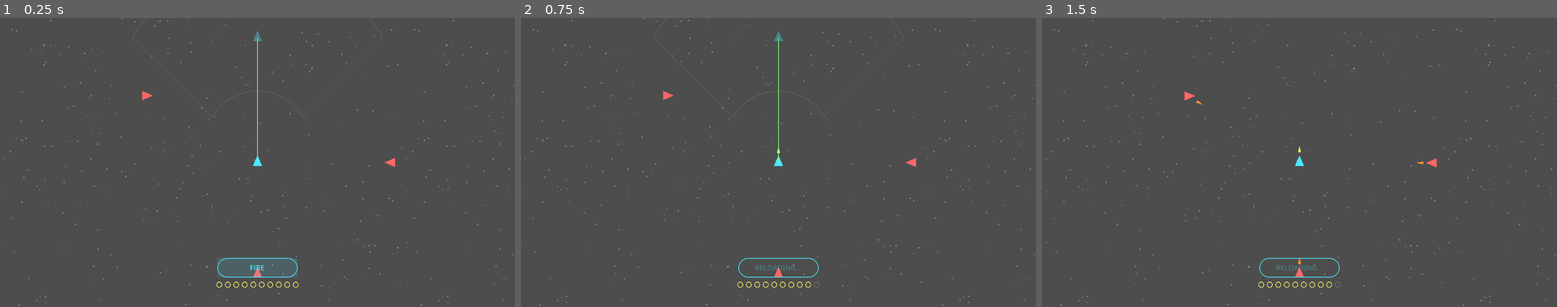
Above: before the commit, frames 1-3 (left to right).
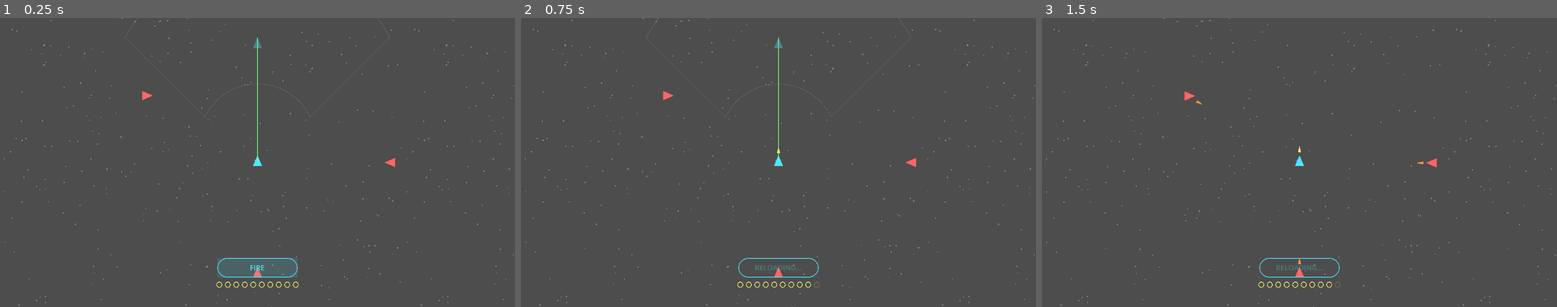
Above: after the commit, the same moments.

Repository: failuer/vibe-space
Game: Godot game, scene res://game_world.tscn
Two runs of this game, one before a commit and one after it. Both use one fixed random seed, a clock stepped at 60 frames per second and the inputs below.
Inputs (mouse positions are in pixels of both pictures, inside the frame that each line leads up to):
- Up to frame 1 (0.25 s): no input
- Up to frame 2 (0.75 s): click "FIRE" at 0.5 s
- Up to frame 3 (1.5 s): move the mouse to (1412, 148) at 1.27 s; click (1412, 148) at 1.42 s

The runs differ from the first frame. In frame 1, 0.2% of the frame differs, in the area x 24-76%, y 0-35%; in frame 2, 0.2%; in frame 3, nothing differs.

Commit message:
fix(rip): ghost ship tip now aligns exactly with arc endpoint / cursor
Arc endpoint was being used as triangle center; tip overshot by PLAYER_RADIUS.
Now ghost center is offset back so the tip lands at the arc endpoint.
Also corrects turn wedge arcs to show tip positions for visual consistency.

Co-Authored-By: Claude Sonnet 4.6 <noreply@anthropic.com>

Diff:
--- a/game_renderer.gd
+++ b/game_renderer.gd
@@ -119,9 +119,11 @@
 func _draw_planned_ghost() -> void:
 	var col := game.PLAYER_COLOR
 	col.a = 0.35
-	var end_pos := game._arc_endpoint(game.player_pos, game.player_vel.normalized(), game.planned_player_speed, game.planned_turn_angle)
+	var tip_pos := game._arc_endpoint(game.player_pos, game.player_vel.normalized(), game.planned_player_speed, game.planned_turn_angle)
 	var end_facing := game.player_vel.normalized().rotated(game.planned_turn_angle)
-	_draw_ship_triangle(end_pos, end_facing, game.PLAYER_RADIUS, col)
+	# Offset center back so the triangle TIP lands exactly at tip_pos (arc endpoint)
+	var center := tip_pos - end_facing.normalized() * game.PLAYER_RADIUS
+	_draw_ship_triangle(center, end_facing, game.PLAYER_RADIUS, col)
 
 
 func _draw_turn_wedge() -> void:
@@ -137,13 +139,15 @@
 	for i in range(segments + 1):
 		var t := float(i) / float(segments)
 		var ang := -game.turn_limit_this_turn + 2.0 * game.turn_limit_this_turn * t
-		outer_pts.append(game._arc_endpoint(game.player_pos, forward_dir, game.turn_speed_max, ang))
+		var center := game._arc_endpoint(game.player_pos, forward_dir, game.turn_speed_max, ang)
+		outer_pts.append(center + forward_dir.rotated(ang) * game.PLAYER_RADIUS)
 
 	var inner_pts: Array[Vector2] = []
 	for i in range(segments + 1):
 		var t := float(i) / float(segments)
 		var ang := game.turn_limit_this_turn - 2.0 * game.turn_limit_this_turn * t
-		inner_pts.append(game._arc_endpoint(game.player_pos, forward_dir, game.turn_speed_min, ang))
+		var center := game._arc_endpoint(game.player_pos, forward_dir, game.turn_speed_min, ang)
+		inner_pts.append(center + forward_dir.rotated(ang) * game.PLAYER_RADIUS)
 
 	for i in range(outer_pts.size() - 1):
 		draw_line(outer_pts[i], outer_pts[i + 1], col, 1.0)
